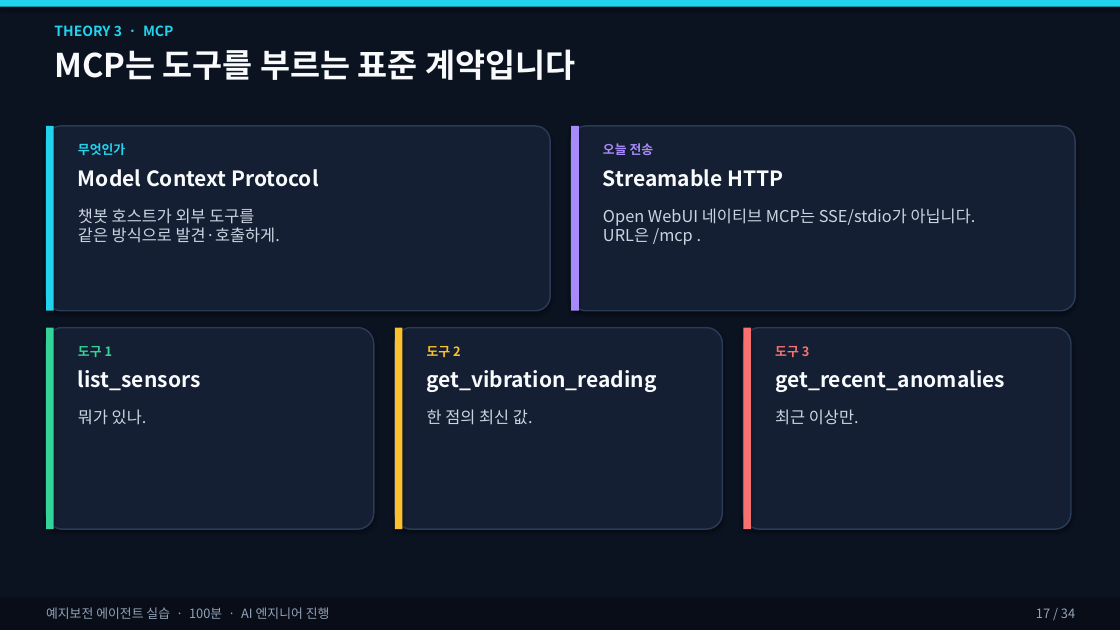
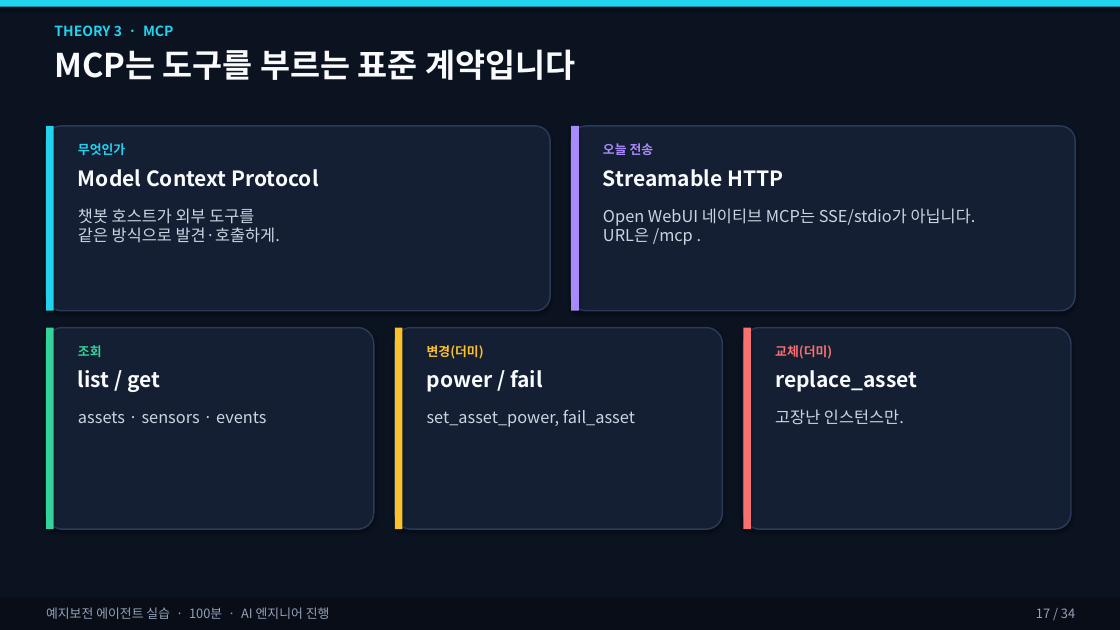
Before and after one commit to ZeroAct/sensor-agent-tutorial, a slide deck: slide 17 of slides/예지보전_에이전트_실습.pptx. Drawn at 1120x630 pixels with LibreOffice and Linux fonts; fonts in the diff are those of the drawing. Boxes give left, top, right and bottom in pixels: in the first picture for what was removed or moved away, otherwise in the second. Text is boxed around its words. In the diff, an @@ line names an element or a change of style, - is before the commit and + after.

```diff
--- a/slides/예지보전_에이전트_실습.pptx
+++ b/slides/예지보전_에이전트_실습.pptx
@@ text at (78,345,102,357): text changed @@
-도구 1
+조회
@@ text at (427,345,484,359): text changed @@
-도구 2
+변경(더미)
@@ text at (775,345,832,359): text changed @@
-도구 3
+교체(더미)
@@ text at (78,370,160,392): text changed @@
-list_sensors
+list / get
@@ text at (427,370,543,392): text changed @@
-get_vibration_reading
+power / fail
@@ text at (775,370,917,392): text changed @@
-get_recent_anomalies
+replace_asset
@@ text at (78,411,266,423): text changed @@
-뭐가 있나.
+assets · sensors · events
@@ text at (427,410,635,427): text changed @@
-한 점의 최신 값.
+set_asset_power, fail_asset
@@ text at (775,409,904,425): text changed @@
-최근 이상만.
+고장난 인스턴스만.
```
Also in this commit, not shown: 18 other slides changed, 30 other files.
